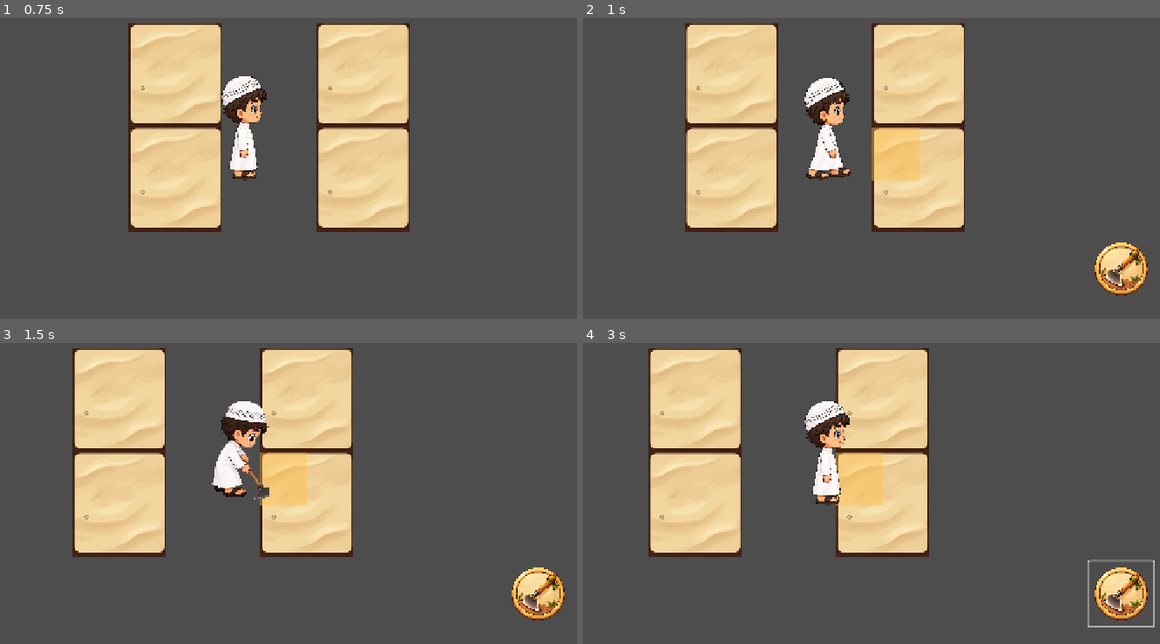
Above: before the commit, frames 1-4 (two rows, left to right).
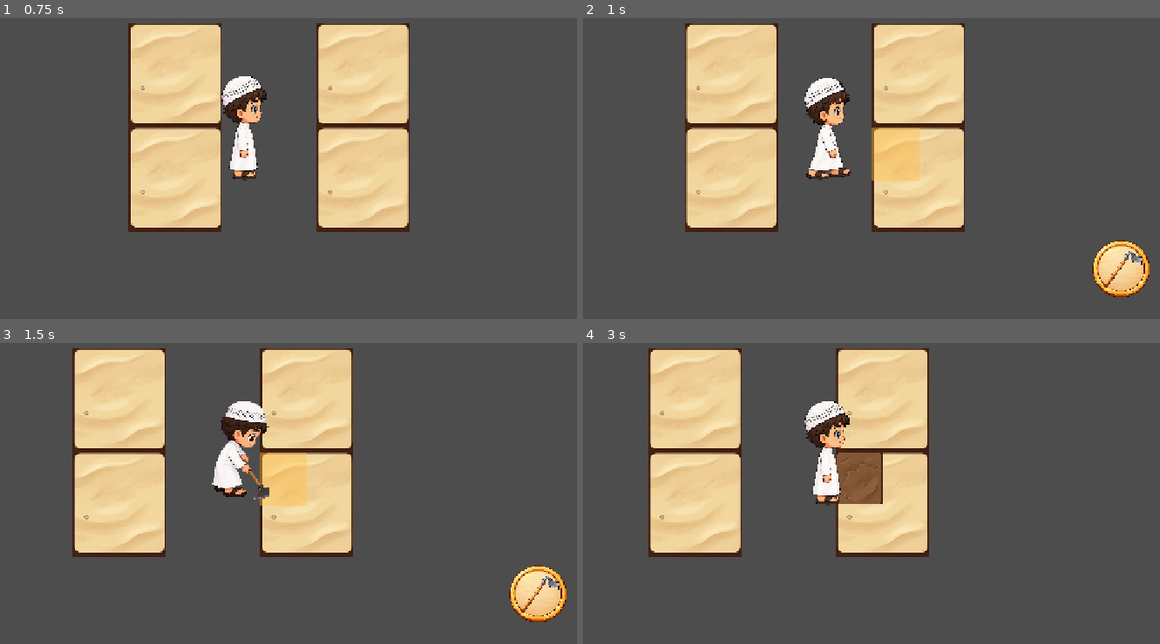
Above: after the commit, the same moments.

Repository: Abdullah944/Land-of-Goodness
Game: Godot game, scene res://src/levels/world.tscn
Same seed, same stepped clock (60 frames per second), same inputs: the game is played once before the commit and once after it. Before the commit the project starts from res://Scenes/world.tscn.
Inputs (mouse positions are in pixels of both pictures, inside the frame that each line leads up to):
- Up to frame 1 (0.75 s): hold Right (ui_right) from 0.53 s (still down)
- Up to frame 2 (1 s): keep holding Right (ui_right)
- Up to frame 3 (1.5 s): release Right (ui_right) at 1.25 s; click (536, 592) at 1.25 s
- Up to frame 4 (3 s): hold Down (ui_down) 2.03-2.78 s; hold Right (ui_right) from 2.78 s (still down)

Frame 1 is identical in both runs. In frame 2, 1.1% of the frame differs, in the area x 88-99%, y 73-93%; in frame 3, 1.1%; in frame 4, 2.9%, in the area x 43-100%, y 36-95%.

Commit message:
Move the game under src and put the hoe on the empty action button.
Co-authored-by: Cursor <cursoragent@cursor.com>

Diff:
--- a/Scenes/action_tile.gd
+++ /dev/null
@@ -1,21 +0,0 @@
-# File: Scenes/action_tile.gd
-# Purpose: show a small square on one quarter of the sand tile in front of the boy.
-
-extends Polygon2D
-
-@onready var _player: CharacterBody2D = $"../../Player"
-@onready var _ground: TileMapLayer = $".."
-
-func _physics_process(_delta: float) -> void:
-	# One dig spot is half a tile wide and half a tile tall.
-	var spot_size := Vector2(_ground.tile_set.tile_size) / 2.0
-	var ahead := _ground.to_local(_player.global_position) + Vector2(_player.get_facing_cell()) * spot_size
-	var spot := Vector2(floor(ahead.x / spot_size.x), floor(ahead.y / spot_size.y))
-	var spot_center := spot * spot_size + spot_size * 0.5
-	# The sand label lives on the big tile under that spot.
-	var cell := _ground.local_to_map(spot_center)
-	var tile_data := _ground.get_cell_tile_data(cell)
-	var can_dig := tile_data != null and str(tile_data.get_custom_data("ground")) == "sand"
-	visible = can_dig
-	if can_dig:
-		global_position = _ground.to_global(spot_center)
--- a/project.godot
+++ b/project.godot
@@ -11,7 +11,7 @@
 [application]
 
 config/name="ArdAlKhair"
-run/main_scene="uid://dgdlya015cetr"
+run/main_scene="res://src/levels/world.tscn"
 config/features=PackedStringArray("4.7", "Mobile")
 
 [display]
--- a/Scenes/Characters/Boy/Player.tscn
+++ b/src/gameplay/boy/boy.tscn
@@ -12,6 +12,10 @@
 [ext_resource type="Texture2D" uid="uid://bwti2jujbpmlt" path="res://assets/characters/boy/animations/diging/dig_up.png" id="6_5kwlk"]
 [ext_resource type="Texture2D" uid="uid://c1ubkc0crf5q5" path="res://assets/characters/boy/animations/diging/dig_r.png" id="6_kgqe0"]
 [ext_resource type="Texture2D" uid="uid://bnm2rr7refkyk" path="res://assets/characters/boy/animations/diging/dig_l.png" id="6_yhf1r"]
+[ext_resource type="Texture2D" uid="uid://b1bc5ksayxs8y" path="res://assets/characters/boy/animations/holding/hold_d.png" id="9_psvg2"]
+[ext_resource type="Texture2D" uid="uid://cblq0p0o4whfl" path="res://assets/characters/boy/animations/holding/hold_R.png" id="10_s6cra"]
+[ext_resource type="Texture2D" uid="uid://dyae2uhnbh2fr" path="res://assets/characters/boy/animations/holding/hold_UP.png" id="11_c73t6"]
+[ext_resource type="Texture2D" uid="uid://cma3ujvqkd84r" path="res://assets/characters/boy/animations/holding/hold_L.png" id="12_n41fc"]
 [ext_resource type="Texture2D" uid="uid://bkvhpg8lqv8id" path="res://assets/characters/boy/animations/pickUp/pickup_L.png" id="13_xsix6"]
 [ext_resource type="Texture2D" uid="uid://c0pkyfpdh7kl2" path="res://assets/characters/boy/animations/pickUp/pickUp_D.png" id="14_rvqsi"]
 [ext_resource type="Texture2D" uid="uid://dj70mbum2ds07" path="res://assets/characters/boy/animations/pickUp/pickup_r.png" id="15_433si"]
@@ -273,6 +277,134 @@
 atlas = ExtResource("6_5kwlk")
 region = Rect2(4480, 0, 640, 640)
 
+[sub_resource type="AtlasTexture" id="AtlasTexture_ex3x2"]
+atlas = ExtResource("9_psvg2")
+region = Rect2(0, 0, 640, 640)
+
+[sub_resource type="AtlasTexture" id="AtlasTexture_qes0d"]
+atlas = ExtResource("9_psvg2")
+region = Rect2(640, 0, 640, 640)
+
+[sub_resource type="AtlasTexture" id="AtlasTexture_kc0m1"]
+atlas = ExtResource("9_psvg2")
+region = Rect2(1280, 0, 640, 640)
+
+[sub_resource type="AtlasTexture" id="AtlasTexture_0u8bh"]
+atlas = ExtResource("9_psvg2")
+region = Rect2(1920, 0, 640, 640)
+
+[sub_resource type="AtlasTexture" id="AtlasTexture_dbl0n"]
+atlas = ExtResource("9_psvg2")
+region = Rect2(2560, 0, 640, 640)
+
+[sub_resource type="AtlasTexture" id="AtlasTexture_fxqd6"]
+atlas = ExtResource("9_psvg2")
+region = Rect2(3200, 0, 640, 640)
+
+[sub_resource type="AtlasTexture" id="AtlasTexture_cq8cr"]
+atlas = ExtResource("9_psvg2")
+region = Rect2(3840, 0, 640, 640)
+
+[sub_resource type="AtlasTexture" id="AtlasTexture_a1ril"]
+atlas = ExtResource("9_psvg2")
+region = Rect2(4480, 0, 640, 640)
+
+[sub_resource type="AtlasTexture" id="AtlasTexture_7gfdq"]
+atlas = ExtResource("12_n41fc")
+region = Rect2(0, 0, 640, 640)
+
+[sub_resource type="AtlasTexture" id="AtlasTexture_ldxag"]
+atlas = ExtResource("12_n41fc")
+region = Rect2(640, 0, 640, 640)
+
+[sub_resource type="AtlasTexture" id="AtlasTexture_c2il3"]
+atlas = ExtResource("12_n41fc")
+region = Rect2(1280, 0, 640, 640)
+
+[sub_resource type="AtlasTexture" id="AtlasTexture_4js2r"]
+atlas = ExtResource("12_n41fc")
+region = Rect2(1920, 0, 640, 640)
+
+[sub_resource type="AtlasTexture" id="AtlasTexture_8s6t7"]
+atlas = ExtResource("12_n41fc")
+region = Rect2(2560, 0, 640, 640)
+
+[sub_resource type="AtlasTexture" id="AtlasTexture_4pbp6"]
+atlas = ExtResource("12_n41fc")
+region = Rect2(3200, 0, 640, 640)
+
+[sub_resource type="AtlasTexture" id="AtlasTexture_1fhuy"]
+atlas = ExtResource("12_n41fc")
+region = Rect2(3840, 0, 640, 640)
+
+[sub_resource type="AtlasTexture" id="AtlasTexture_n2135"]
+atlas = ExtResource("12_n41fc")
+region = Rect2(4480, 0, 640, 640)
+
+[sub_resource type="AtlasTexture" id="AtlasTexture_pettx"]
+atlas = ExtResource("10_s6cra")
+region = Rect2(0, 0, 640, 640)
+
+[sub_resource type="AtlasTexture" id="AtlasTexture_u8dkf"]
+atlas = ExtResource("10_s6cra")
+region = Rect2(640, 0, 640, 640)
+
+[sub_resource type="AtlasTexture" id="AtlasTexture_7mp0o"]
+atlas = ExtResource("10_s6cra")
+region = Rect2(1280, 0, 640, 640)
+
+[sub_resource type="AtlasTexture" id="AtlasTexture_13sda"]
+atlas = ExtResource("10_s6cra")
+region = Rect2(1920, 0, 640, 640)
+
+[sub_resource type="AtlasTexture" id="AtlasTexture_l0exd"]
+atlas = ExtResource("10_s6cra")
+region = Rect2(2560, 0, 640, 640)
+
+[sub_resource type="AtlasTexture" id="AtlasTexture_anx3o"]
+atlas = ExtResource("10_s6cra")
+region = Rect2(3200, 0, 640, 640)
+
+[sub_resource type="AtlasTexture" id="AtlasTexture_fitqr"]
+atlas = ExtResource("10_s6cra")
+region = Rect2(3840, 0, 640, 640)
+
+[sub_resource type="AtlasTexture" id="AtlasTexture_unqrw"]
+atlas = ExtResource("10_s6cra")
+region = Rect2(4480, 0, 640, 640)
+
+[sub_resource type="AtlasTexture" id="AtlasTexture_3hn8w"]
+atlas = ExtResource("11_c73t6")
+region = Rect2(0, 0, 640, 640)
+
+[sub_resource type="AtlasTexture" id="AtlasTexture_f31xu"]
+atlas = ExtResource("11_c73t6")
+region = Rect2(640, 0, 640, 640)
+
+[sub_resource type="AtlasTexture" id="AtlasTexture_ulbg7"]
+atlas = ExtResource("11_c73t6")
+region = Rect2(1280, 0, 640, 640)
+
+[sub_resource type="AtlasTexture" id="AtlasTexture_dkyju"]
+atlas = ExtResource("11_c73t6")
+region = Rect2(1920, 0, 640, 640)
+
+[sub_resource type="AtlasTexture" id="AtlasTexture_jliqc"]
+atlas = ExtResource("11_c73t6")
+region = Rect2(2560, 0, 640, 640)
+
+[sub_resource type="AtlasTexture" id="AtlasTexture_nhhvc"]
+atlas = ExtResource("11_c73t6")
+region = Rect2(3200, 0, 640, 640)
+
+[sub_resource type="AtlasTexture" id="AtlasTexture_njntq"]
+atlas = ExtResource("11_c73t6")
+region = Rect2(3840, 0, 640, 640)
+
+[sub_resource type="AtlasTexture" id="AtlasTexture_qykr7"]
+atlas = ExtResource("11_c73t6")
+region = Rect2(4480, 0, 640, 640)
+
 [sub_resource type="AtlasTexture" id="AtlasTexture_dbm6t"]
 atlas = ExtResource("1_4qxak")
 region = Rect2(0, 0, 640, 640)
@@ -757,6 +889,122 @@
 }],
 "loop": 0,
 "name": &"dig_up",
+"speed": 5.0
+}, {
+"frames": [{
+"duration": 1.0,
+"texture": SubResource("AtlasTexture_ex3x2")
+}, {
+"duration": 1.0,
+"texture": SubResource("AtlasTexture_qes0d")
+}, {
+"duration": 1.0,
+"texture": SubResource("AtlasTexture_kc0m1")
+}, {
+"duration": 1.0,
+"texture": SubResource("AtlasTexture_0u8bh")
+}, {
+"duration": 1.0,
+"texture": SubResource("AtlasTexture_dbl0n")
+}, {
+"duration": 1.0,
+"texture": SubResource("AtlasTexture_fxqd6")
+}, {
+"duration": 1.0,
+"texture": SubResource("AtlasTexture_cq8cr")
+}, {
+"duration": 1.0,
+"texture": SubResource("AtlasTexture_a1ril")
+}],
+"loop": 1,
+"name": &"hold_D",
+"speed": 5.0
+}, {
+"frames": [{
+"duration": 1.0,
+"texture": SubResource("AtlasTexture_7gfdq")
+}, {
+"duration": 1.0,
+"texture": SubResource("AtlasTexture_ldxag")
+}, {
+"duration": 1.0,
+"texture": SubResource("AtlasTexture_c2il3")
+}, {
+"duration": 1.0,
+"texture": SubResource("AtlasTexture_4js2r")
+}, {
+"duration": 1.0,
+"texture": SubResource("AtlasTexture_8s6t7")
+}, {
+"duration": 1.0,
+"texture": SubResource("AtlasTexture_4pbp6")
+}, {
+"duration": 1.0,
+"texture": SubResource("AtlasTexture_1fhuy")
+}, {
+"duration": 1.0,
+"texture": SubResource("AtlasTexture_n2135")
+}],
+"loop": 1,
+"name": &"hold_L",
+"speed": 5.0
+}, {
+"frames": [{
+"duration": 1.0,
+"texture": SubResource("AtlasTexture_pettx")
+}, {
+"duration": 1.0,
+"texture": SubResource("AtlasTexture_u8dkf")
+}, {
+"duration": 1.0,
+"texture": SubResource("AtlasTexture_7mp0o")
+}, {
+"duration": 1.0,
+"texture": SubResource("AtlasTexture_13sda")
+}, {
+"duration": 1.0,
+"texture": SubResource("AtlasTexture_l0exd")
+}, {
+"duration": 1.0,
+"texture": SubResource("AtlasTexture_anx3o")
+}, {
+"duration": 1.0,
+"texture": SubResource("AtlasTexture_fitqr")
+}, {
+"duration": 1.0,
+"texture": SubResource("AtlasTexture_unqrw")
+}],
+"loop": 1,
+"name": &"hold_R",
+"speed": 5.0
+}, {
+"frames": [{
+"duration": 1.0,
+"texture": SubResource("AtlasTexture_3hn8w")
+}, {
+"duration": 1.0,
+"texture": SubResource("AtlasTexture_f31xu")
+}, {
+"duration": 1.0,
+"texture": SubResource("AtlasTexture_ulbg7")
+}, {
+"duration": 1.0,
+"texture": SubResource("AtlasTexture_dkyju")
+}, {
+"duration": 1.0,
+"texture": SubResource("AtlasTexture_jliqc")
+}, {
+"duration": 1.0,
+"texture": SubResource("AtlasTexture_nhhvc")
+}, {
+"duration": 1.0,
+"texture": SubResource("AtlasTexture_njntq")
+}, {
+"duration": 1.0,
+"texture": SubResource("AtlasTexture_qykr7")
+}],
+"loop": 1,
+"name": &"hold_up",
 "speed": 5.0
 }, {
 "frames": [{
@@ -996,7 +1244,7 @@
 [node name="AnimatedSprite2D" type="AnimatedSprite2D" parent="." unique_id=972090480]
 scale = Vector2(0.3, 0.3)
 sprite_frames = SubResource("SpriteFrames_uhsok")
-animation = &"pickup_up"
+animation = &"hold_L"
 autoplay = "idle_D"
 
 [node name="CollisionShape2D" type="CollisionShape2D" parent="." unique_id=1878411680]
--- /dev/null
+++ b/src/gameplay/boy/boy_animation.gd
@@ -0,0 +1,35 @@
+# File: src/gameplay/boy/boy_animation.gd
+# Purpose: play the boy's walk, idle, and dig pictures.
+
+class_name BoyAnimation
+extends RefCounted
+
+var _sprite: AnimatedSprite2D
+
+# Keep the picture node this helper will play.
+func setup(sprite: AnimatedSprite2D) -> void:
+	_sprite = sprite
+
+func play_walk(facing: StringName) -> void:
+	_play(StringName("Walk_" + facing))
+
+func play_idle(facing: StringName) -> void:
+	_play(StringName("idle_" + facing))
+
+func play_dig(facing: StringName) -> void:
+	_sprite.play(_dig_name(facing))
+
+func _dig_name(facing: StringName) -> StringName:
+	match facing:
+		&"R":
+			return &"dig_r"
+		&"L":
+			return &"dig_l"
+		&"UP":
+			return &"dig_up"
+		_:
+			return &"dig_d"
+
+func _play(animation_name: StringName) -> void:
+	if _sprite.animation != animation_name:
+		_sprite.play(animation_name)
--- a/Scenes/Characters/Boy/player.gd
+++ b/src/gameplay/boy/boy_movement.gd
@@ -1,5 +1,5 @@
-# File: Scenes/Characters/Boy/player.gd
-# Purpose: move the boy, and play walk, idle, or one dig.
+# File: src/gameplay/boy/boy_movement.gd
+# Purpose: move the boy and start a dig.
 
 extends CharacterBody2D
 
@@ -7,12 +7,14 @@
 
 @onready var _sprite: AnimatedSprite2D = $AnimatedSprite2D
 
+var _animation := BoyAnimation.new()
 # The last way he was facing. Starts looking down.
 var _facing := &"D"
 # True while a dig animation is playing.
 var _digging := false
 
 func _ready() -> void:
+	_animation.setup(_sprite)
 	_sprite.animation_finished.connect(_on_animation_finished)
 
 func _physics_process(_delta: float) -> void:
@@ -23,15 +25,14 @@
 		return
 	# Read the stick or the arrow keys.
 	var direction := Input.get_vector("ui_left", "ui_right", "ui_up", "ui_down")
-	# Move the body.
 	velocity = direction * speed
 	move_and_slide()
 	# Walk while moving. Idle in the same direction when he stops.
 	if direction != Vector2.ZERO:
 		_facing = _facing_name(direction)
-		_play_walk()
+		_animation.play_walk(_facing)
 	else:
-		_play_idle()
+		_animation.play_idle(_facing)
 
 # Play the dig that matches the way he is facing.
 func dig() -> void:
@@ -39,7 +40,7 @@
 		return
 	_digging = true
 	velocity = Vector2.ZERO
-	_sprite.play(_dig_animation())
+	_animation.play_dig(_facing)
 
 # Pick right, left, up, or down. The stronger axis wins.
 func _facing_name(direction: Vector2) -> StringName:
@@ -49,35 +50,14 @@
 		return &"UP"
 	return &"D"
 
-func _dig_animation() -> StringName:
-	match _facing:
-		&"R":
-			return &"dig_r"
-		&"L":
-			return &"dig_l"
-		&"UP":
-			return &"dig_up"
-		_:
-			return &"dig_d"
-
-# Play the walk for the way he is facing.
-func _play_walk() -> void:
-	_play(StringName("Walk_" + _facing))
-
-# Play the idle for the way he is facing.
-func _play_idle() -> void:
-	_play(StringName("idle_" + _facing))
-
-# Change the picture only when the animation name changes.
-func _play(animation_name: StringName) -> void:
-	if _sprite.animation != animation_name:
-		_sprite.play(animation_name)
-
 func _on_animation_finished() -> void:
 	if not _digging:
 		return
 	_digging = false
-	_play_idle()
+	var action_tile := get_tree().get_first_node_in_group("action_tile")
+	if action_tile != null:
+		action_tile.dig_here()
+	_animation.play_idle(_facing)
 
 # Tell the square which tile is in front of him.
 func get_facing_cell() -> Vector2i:
--- /dev/null
+++ b/src/levels/dig_spot.gd
@@ -0,0 +1,52 @@
+# File: src/levels/dig_spot.gd
+# Purpose: show a small square on sand, and turn only that quarter into soil.
+
+extends Polygon2D
+
+@onready var _player: CharacterBody2D = $"../../Player"
+@onready var _ground: TileMapLayer = $".."
+
+# Quarters that have already been dug.
+var _dug := {}
+
+func _physics_process(_delta: float) -> void:
+	var spot := _spot_in_front()
+	var can_dig := _is_sand(_cell_for_spot(spot)) and not _dug.has(spot)
+	visible = can_dig
+	if can_dig:
+		global_position = _ground.to_global(_spot_center(spot))
+
+# Put a small soil picture on the quarter in front of him.
+func dig_here() -> void:
+	var spot := _spot_in_front()
+	if not _is_sand(_cell_for_spot(spot)) or _dug.has(spot):
+		return
+	_dug[spot] = true
+	var soil := Sprite2D.new()
+	var atlas := _ground.tile_set.get_source(0) as TileSetAtlasSource
+	var region_size := Vector2(atlas.texture_region_size)
+	soil.texture = atlas.texture
+	soil.region_enabled = true
+	soil.region_rect = Rect2(Vector2(0, 1) * region_size, region_size)
+	soil.scale = Vector2(0.5, 0.5)
+	soil.position = _spot_center(spot)
+	_ground.add_child(soil)
+
+func _spot_in_front() -> Vector2i:
+	var spot_size := _spot_size()
+	var ahead := _ground.to_local(_player.global_position) + Vector2(_player.get_facing_cell()) * spot_size
+	return Vector2i(floori(ahead.x / spot_size.x), floori(ahead.y / spot_size.y))
+
+func _spot_center(spot: Vector2i) -> Vector2:
+	var spot_size := _spot_size()
+	return Vector2(spot) * spot_size + spot_size * 0.5
+
+func _spot_size() -> Vector2:
+	return Vector2(_ground.tile_set.tile_size) / 2.0
+
+func _cell_for_spot(spot: Vector2i) -> Vector2i:
+	return _ground.local_to_map(_spot_center(spot))
+
+func _is_sand(cell: Vector2i) -> bool:
+	var tile_data := _ground.get_cell_tile_data(cell)
+	return tile_data != null and str(tile_data.get_custom_data("ground")) == "sand"
--- a/Scenes/world.tscn
+++ b/src/levels/world.tscn
@@ -1,16 +1,18 @@
 [gd_scene format=3 uid="uid://dgdlya015cetr"]
 
 [ext_resource type="Texture2D" uid="uid://b8tqracnspdkt" path="res://assets/Tailmap/TailMap.png" id="1_8j60k"]
-[ext_resource type="PackedScene" uid="uid://ds0rbtr8es0d2" path="res://Scenes/Characters/Boy/Player.tscn" id="1_a02cp"]
-[ext_resource type="Script" uid="uid://t3eg8wc6moop" path="res://Scenes/Characters/Boy/player.gd" id="2_5a7ea"]
-[ext_resource type="Script" uid="uid://kr7wdrheuour" path="res://Scenes/action_tile.gd" id="2_fo5ed"]
-[ext_resource type="PackedScene" uid="uid://b01bjvv18ncx1" path="res://Scenes/UI/TouchControls/TouchControls.tscn" id="2_go701"]
+[ext_resource type="PackedScene" uid="uid://ds0rbtr8es0d2" path="res://src/gameplay/boy/boy.tscn" id="1_a02cp"]
+[ext_resource type="Script" uid="uid://t3eg8wc6moop" path="res://src/gameplay/boy/boy_movement.gd" id="2_5a7ea"]
+[ext_resource type="Script" uid="uid://ctbkugej15esq" path="res://src/levels/dig_spot.gd" id="2_fo5ed"]
+[ext_resource type="PackedScene" uid="uid://b01bjvv18ncx1" path="res://src/ui/touch_controls/touch_controls.tscn" id="2_go701"]
 
 [sub_resource type="TileSetAtlasSource" id="TileSetAtlasSource_8j60k"]
 texture = ExtResource("1_8j60k")
 texture_region_size = Vector2i(172, 191)
 0:0/0 = 0
 0:0/0/custom_data_0 = "sand"
+0:1/0 = 0
+0:1/0/custom_data_0 = "soil"
 
 [sub_resource type="TileSet" id="TileSet_ddwlq"]
 tile_size = Vector2i(172, 191)
--- a/Scenes/UI/TouchControls/button.gd
+++ b/src/ui/touch_controls/dig_button.gd
@@ -1,4 +1,4 @@
-# File: Scenes/UI/TouchControls/dig_button.gd
+# File: src/ui/touch_controls/dig_button.gd
 # Purpose: show the Dig button with the gold square, and play the dig.
 
 extends Button
--- a/Scenes/UI/TouchControls/TouchControls.tscn
+++ b/src/ui/touch_controls/touch_controls.tscn
@@ -1,7 +1,8 @@
 [gd_scene format=3 uid="uid://b01bjvv18ncx1"]
 
-[ext_resource type="Script" uid="uid://cggek0xnksc8" path="res://Scenes/UI/TouchControls/button.gd" id="1_d0q8r"]
-[ext_resource type="Texture2D" uid="uid://cveiek61f1x85" path="res://assets/tools/dig_btn.png" id="1_rs3f3"]
+[ext_resource type="Script" uid="uid://cggek0xnksc8" path="res://src/ui/touch_controls/dig_button.gd" id="1_d0q8r"]
+[ext_resource type="Texture2D" uid="uid://ds2lcnqr4sg3l" path="res://assets/tools/Empty_btn.png" id="1_fkxxd"]
+[ext_resource type="Texture2D" uid="uid://3cnpr41vohr0" path="res://assets/tools/hoe.png" id="2_6gex4"]
 
 [sub_resource type="StyleBoxFlat" id="StyleBoxFlat_isujq"]
 bg_color = Color(0.90588236, 0.7882353, 0.6039216, 0.69803923)
@@ -26,6 +27,15 @@
 corner_radius_top_right = 128
 corner_radius_bottom_right = 128
 corner_radius_bottom_left = 128
+
+[sub_resource type="StyleBoxTexture" id="StyleBoxTexture_6gex4"]
+texture = ExtResource("1_fkxxd")
+
+[sub_resource type="StyleBoxTexture" id="StyleBoxTexture_pk3wl"]
+texture = ExtResource("1_fkxxd")
+
+[sub_resource type="StyleBoxTexture" id="StyleBoxTexture_hs0we"]
+texture = ExtResource("1_fkxxd")
 
 [node name="TouchControls" type="Control" unique_id=1122109103]
 layout_mode = 3
@@ -63,7 +73,11 @@
 offset_bottom = -40.0
 grow_horizontal = 0
 grow_vertical = 0
-icon = ExtResource("1_rs3f3")
-flat = true
+theme_override_constants/icon_max_width = 80
+theme_override_styles/normal = SubResource("StyleBoxTexture_6gex4")
+theme_override_styles/pressed = SubResource("StyleBoxTexture_pk3wl")
+theme_override_styles/hover = SubResource("StyleBoxTexture_hs0we")
+icon = ExtResource("2_6gex4")
+icon_alignment = 1
 expand_icon = true
 script = ExtResource("1_d0q8r")
Not shown, removed: Scenes/action_tile.gd.uid
Binary file removed: assets/characters/boy/animations/boy_turn.png
Binary file added: assets/characters/boy/animations/holding/hold_L.png
Not shown, changed: assets/characters/boy/animations/holding/hold_L.png.import
Binary file added: assets/characters/boy/animations/holding/hold_R.png
Not shown, changed: assets/characters/boy/animations/holding/hold_R.png.import
Binary file added: assets/characters/boy/animations/holding/hold_UP.png
Not shown, added: assets/characters/boy/animations/holding/hold_UP.png.import
Binary file added: assets/characters/boy/animations/holding/hold_d.png
Not shown, added: assets/characters/boy/animations/holding/hold_d.png.import
Binary file removed: assets/characters/boy/images/Cute Arab Boy in White Thobe and Kufi.png
Binary file added: assets/plants/tomatoSeedlingIcon.png
(and 12 more such lines)
